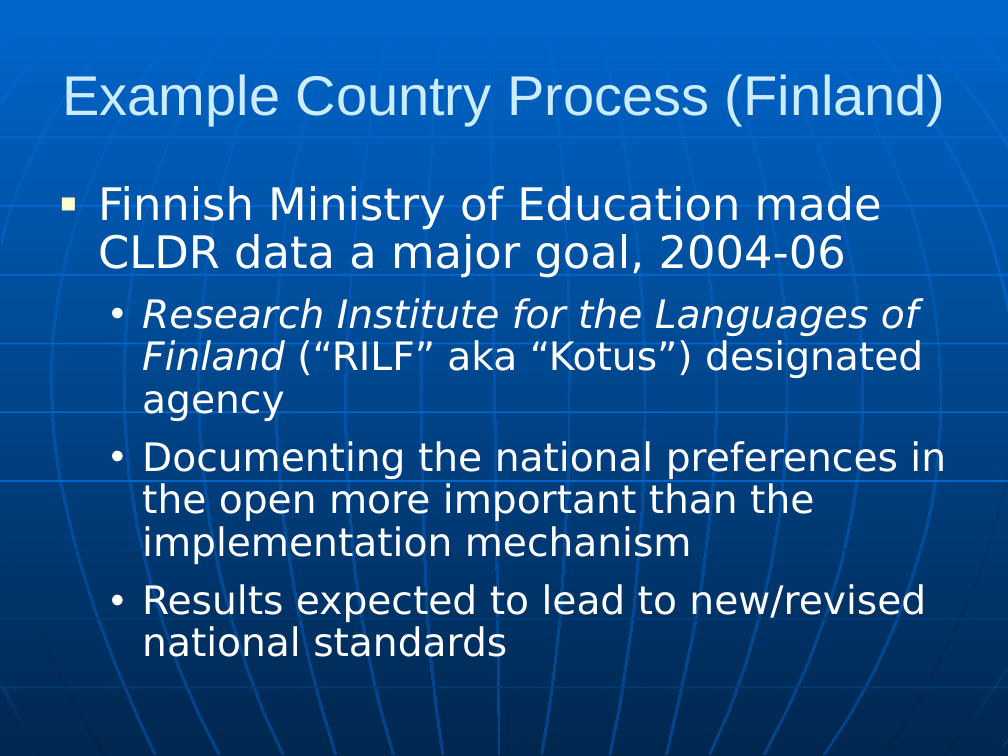
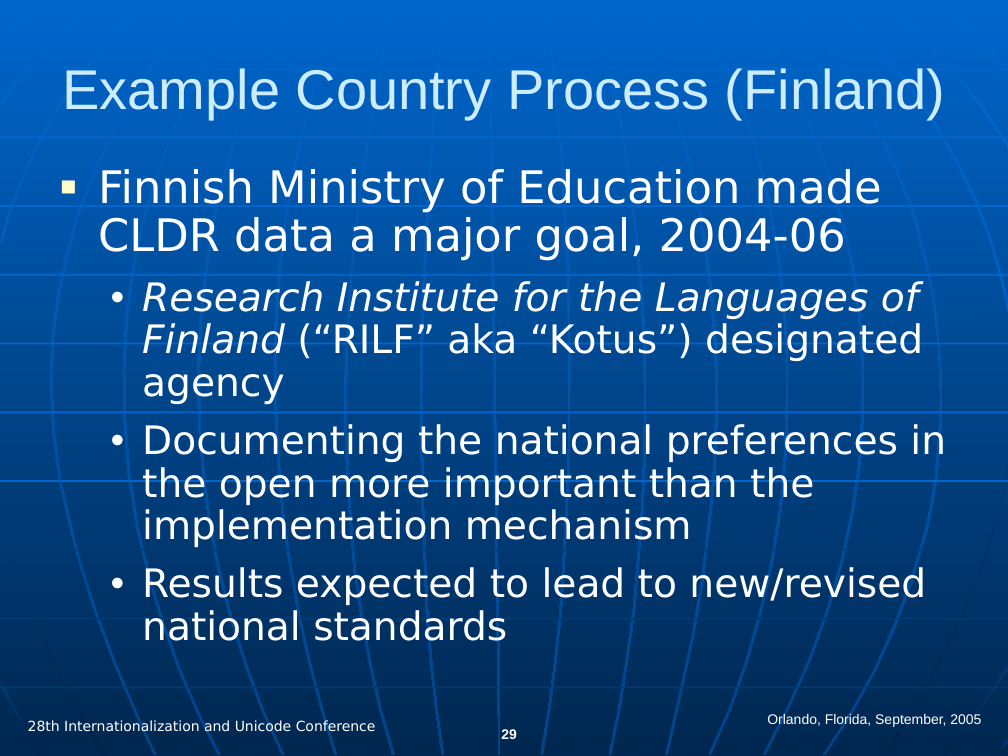
Before and after one commit to unicode-org/cldr, a slide deck: slide 29 of docs/presentations/cldr_overview.ppt (slide 18 before the commit). Drawn at 1008x756 pixels with LibreOffice and Linux fonts; fonts in the diff are those of the drawing. Boxes give left, top, right and bottom in pixels: in the first picture for what was removed or moved away, otherwise in the second. Text is boxed around its words. In the diff, an @@ line names an element or a change of style, - is before the commit and + after.

Commit message:
CLDR-0 New IUC 28 presentation
X-SVN-Rev: 1265

```diff
--- a/docs/presentations/cldr_overview.ppt
+++ b/docs/presentations/cldr_overview.ppt
@@ title "Example Country Process (Finland)" moved from (x1=62, y1=74, x2=946, y2=125) to (x1=62, y1=68, x2=946, y2=118) @@
@@ text "Finnish Ministry of Education made ..." moved from (x1=98, y1=186, x2=946, y2=666) to (x1=98, y1=169, x2=946, y2=649) @@
@@ text added at (x1=28, y1=719, x2=376, y2=734), 10 pt, text #FFFFFF @@
+28th Internationalization and Unicode Conference
@@ text added at (x1=767, y1=713, x2=981, y2=728), 10 pt, text #FFFFFF @@
+Orlando, Florida, September, 2005
@@ page number added at (x1=501, y1=729, x2=517, y2=739), 10 pt, text #FFFFFF, bold @@
+29
```
Also in this commit, not shown: 14 other slides changed, 16 slides added, 5 slides removed.
